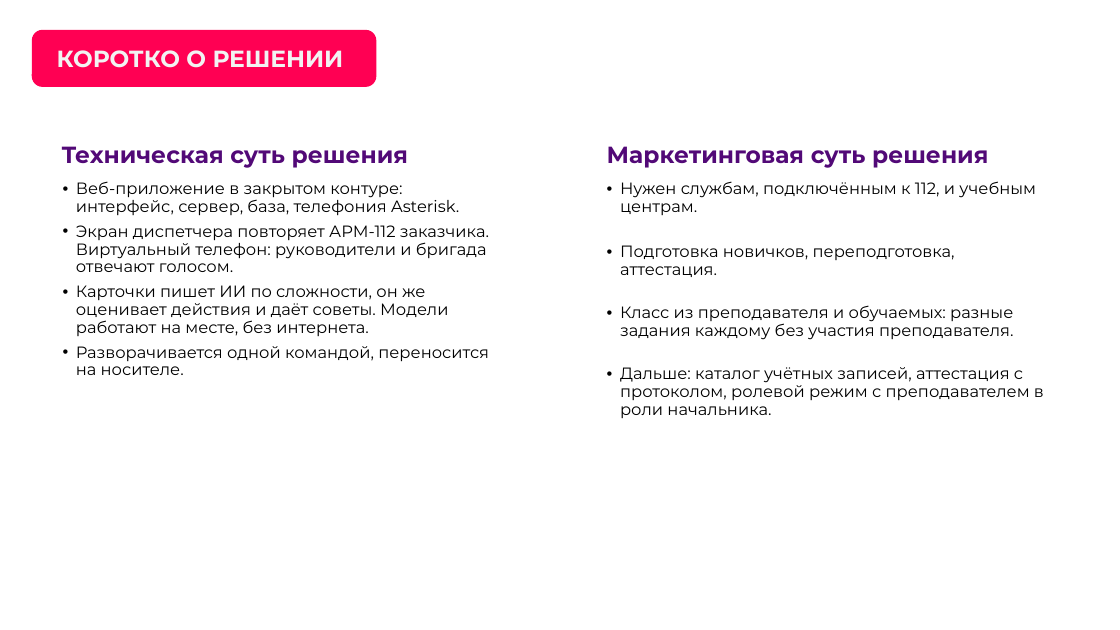
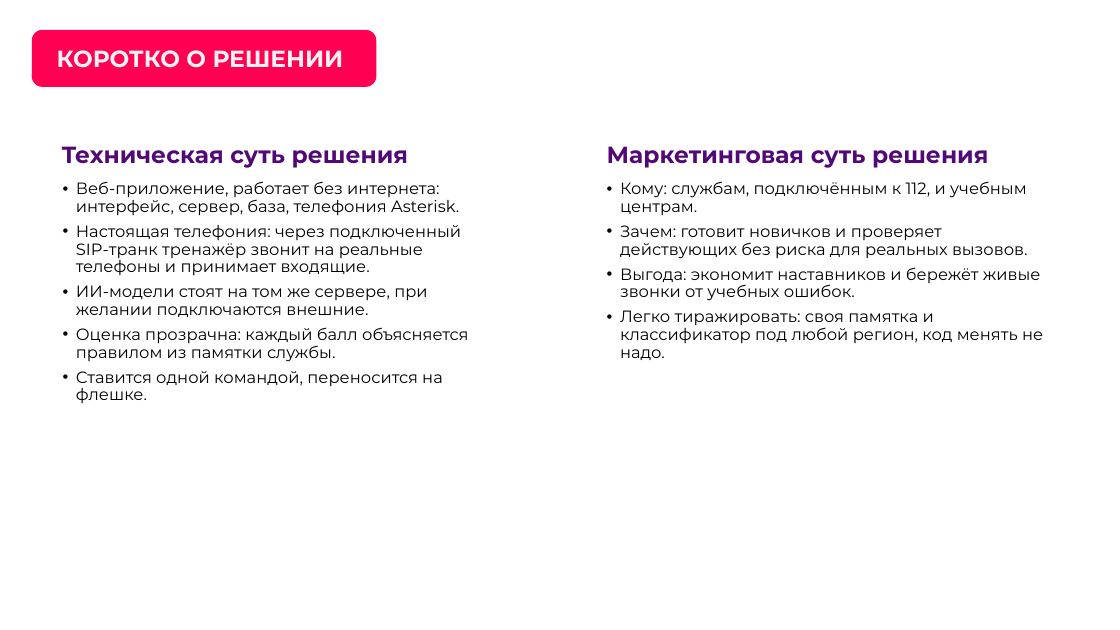
Before and after one commit to Vadik145-beep/lct-112-simulator, a slide deck: slide 5 of docs/presentation/ЛЦТ2026_Ультратех_задача9.pptx (slide 3 before the commit). Drawn at 1120x630 pixels with LibreOffice and Linux fonts; fonts in the diff are those of the drawing; background and template pictures are left out. Boxes give left, top, right and bottom in pixels: in the first picture for what was removed or moved away, otherwise in the second. Text is boxed around its words. In the diff, an @@ line names an element or a change of style, - is before the commit and + after.

Commit message:
docs: презентация финала на основе сданной Google-версии (#268)
Первые пять слайдов без изменений. Убраны слайды режима оператора 112 и
разговора с заявителем. Добавлены «Как проходит занятие», вход с логинами,
виртуальный телефон, справочник телефонов, собеседники, задания от ИИ,
мониторинг преподавателя, разбор с советами и два слайда с рекомендациями
заказчика. Экраны сняты со стенда 20.10.

```diff
--- a/docs/presentation/ЛЦТ2026_Ультратех_задача9.pptx
+++ b/docs/presentation/ЛЦТ2026_Ультратех_задача9.pptx
@@ text "Техническая суть решения" at (62, 146, 408, 168): less space between paragraphs @@
@@ text "Маркетинговая суть решения" at (607, 146, 988, 168): less space between paragraphs @@
@@ text at (76, 181, 468, 403): text changed @@
-• Веб-приложение в закрытом контуре: интерфейс, сервер, база, телефония Asterisk.
-• Экран диспетчера повторяет АРМ-112 заказчика. Виртуальный телефон: руководители и бригада отвечают голосом.
-• Карточки пишет ИИ по сложности, он же оценивает действия и даёт советы. Модели работают на месте, без интернета.
-• Разворачивается одной командой, переносится на носителе.
+• Веб-приложение, работает без интернета: интерфейс, сервер, база, телефония Asterisk.
+• Настоящая телефония: через подключенный SIP-транк тренажёр звонит на реальные телефоны и принимает входящие.
+• ИИ-модели стоят на том же сервере, при желании подключаются внешние.
+• Оценка прозрачна: каждый балл объясняется правилом из памятки службы.
+• Ставится одной командой, переносится на флешке.
@@ text at (620, 181, 1043, 360): text changed @@
-• Нужен службам, подключённым к 112, и учебным центрам.
-• Подготовка новичков, переподготовка, аттестация.
-• Класс из преподавателя и обучаемых: разные задания каждому без участия преподавателя.
-• Дальше: каталог учётных записей, аттестация с протоколом, ролевой режим с преподавателем в роли начальника.
+• Кому: службам, подключённым к 112, и учебным центрам.
+• Зачем: готовит новичков и проверяет действующих без риска для реальных вызовов.
+• Выгода: экономит наставников и бережёт живые звонки от учебных ошибок.
+• Легко тиражировать: своя памятка и классификатор под любой регион, код менять не надо.
```
Also in this commit, not shown: 17 other slides changed, 23 slides added, 8 slides removed, 1 other file.
